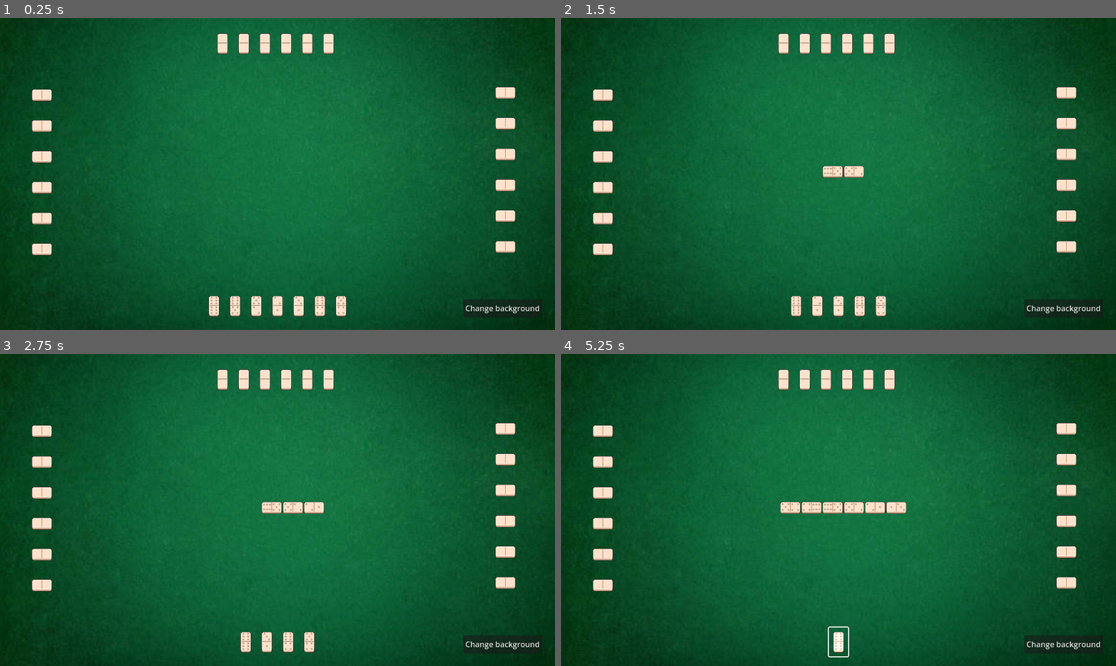
Above: before the commit, frames 1-4 (two rows, left to right).
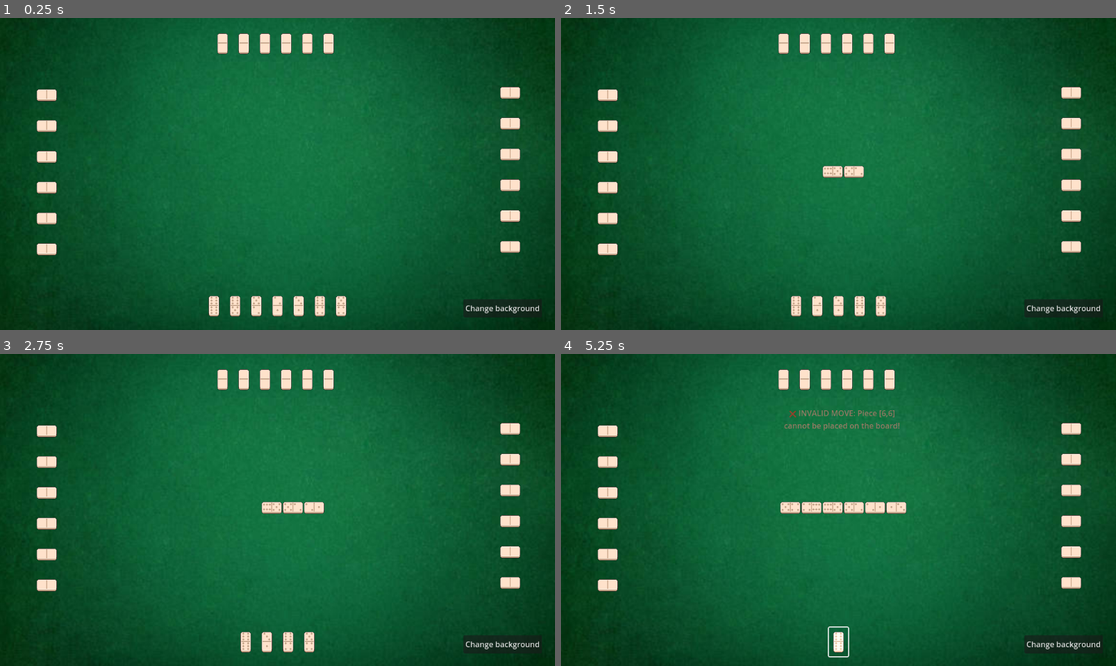
Above: after the commit, the same moments.

Repository: Pbgsa/dominozada-game
Game: Godot game, scene res://scenes/board.tscn
Two runs of this game, one before a commit and one after it. Both use one fixed random seed, a clock stepped at 60 frames per second and the inputs below. This scene is started directly instead of the project's main scene.
Inputs (mouse positions are in pixels of both pictures, inside the frame that each line leads up to):
- Up to frame 1 (0.25 s): no input
- Up to frame 2 (1.5 s): click (794, 305) at 0.52 s; click (805, 305) at 1.27 s
- Up to frame 3 (2.75 s): click (255, 641) at 2.02 s
- Up to frame 4 (5.25 s): click (827, 641) at 2.77 s; click (838, 641) at 3.52 s; click (849, 641) at 4.27 s; click (838, 641) at 5 s

The runs differ from the first frame. In frame 1, 1.0% of the frame differs, in the area x 5-94%, y 22-77%; in frame 2, 1.0%; in frame 3, 1.0%; in frame 4, 1.4%, in the area x 5-94%, y 18-77%.

Commit message:
feat: add option to choose side for valid domino placement

Diff:
--- /dev/null
+++ b/godot/dominozada/scenes/invalid_move_message.tscn
@@ -0,0 +1,49 @@
+[gd_scene load_steps=2 format=3 uid="uid://bvhgx0qsw8tjy"]
+
+[ext_resource type="Script" uid="uid://c3bp0ws72mh7f" path="res://scripts/invalid_move_message.gd" id="1_7vj8d"]
+
+[node name="InvalidMoveMessage" type="CanvasLayer"]
+script = ExtResource("1_7vj8d")
+
+[node name="Control" type="Control" parent="."]
+layout_mode = 3
+anchors_preset = 15
+anchor_right = 1.0
+anchor_bottom = 1.0
+grow_horizontal = 2
+grow_vertical = 2
+mouse_filter = 2
+
+[node name="CenterContainer" type="CenterContainer" parent="Control"]
+layout_mode = 1
+anchors_preset = 8
+anchor_left = 0.5
+anchor_top = 0.5
+anchor_right = 0.5
+anchor_bottom = 0.5
+offset_left = -340.0
+offset_top = -296.0
+offset_right = 349.0
+offset_bottom = -79.0
+grow_horizontal = 2
+grow_vertical = 2
+
+[node name="Panel" type="Panel" parent="Control/CenterContainer"]
+modulate = Color(1, 0.5, 0.5, 0.9)
+layout_mode = 2
+
+[node name="MessageLabel" type="Label" parent="Control/CenterContainer/Panel"]
+layout_mode = 1
+anchors_preset = 15
+anchor_right = 1.0
+anchor_bottom = 1.0
+offset_left = -117.0
+offset_top = -52.0
+offset_right = 125.0
+offset_bottom = 52.0
+grow_horizontal = 2
+grow_vertical = 2
+text = "INVALID MOVE!"
+horizontal_alignment = 1
+vertical_alignment = 1
+autowrap_mode = 2
--- /dev/null
+++ b/godot/dominozada/scenes/placement_options.tscn
@@ -0,0 +1,68 @@
+[gd_scene load_steps=2 format=3 uid="uid://bj8xvn1ksm5yd"]
+
+[ext_resource type="Script" uid="uid://b7mdm1hw7hpu" path="res://scripts/placement_options.gd" id="1_0qj4v"]
+
+[node name="PlacementOptions" type="CanvasLayer"]
+script = ExtResource("1_0qj4v")
+
+[node name="Control" type="Control" parent="."]
+layout_mode = 3
+anchors_preset = 15
+anchor_right = 1.0
+anchor_bottom = 1.0
+grow_horizontal = 2
+grow_vertical = 2
+
+[node name="Background" type="ColorRect" parent="Control"]
+layout_mode = 1
+anchors_preset = 15
+anchor_right = 1.0
+anchor_bottom = 1.0
+grow_horizontal = 2
+grow_vertical = 2
+color = Color(0, 0, 0, 0.5)
+
+[node name="OptionsContainer" type="VBoxContainer" parent="Control"]
+layout_mode = 1
+anchors_preset = 8
+anchor_left = 0.5
+anchor_top = 0.5
+anchor_right = 0.5
+anchor_bottom = 0.5
+offset_left = -100.0
+offset_top = -60.0
+offset_right = 100.0
+offset_bottom = 60.0
+grow_horizontal = 2
+grow_vertical = 2
+
+[node name="Title" type="Label" parent="Control/OptionsContainer"]
+layout_mode = 2
+text = "Onde colocar a peça?"
+horizontal_alignment = 1
+
+[node name="HSeparator" type="HSeparator" parent="Control/OptionsContainer"]
+layout_mode = 2
+
+[node name="ButtonsContainer" type="HBoxContainer" parent="Control/OptionsContainer"]
+layout_mode = 2
+alignment = 1
+
+[node name="LeftButton" type="Button" parent="Control/OptionsContainer/ButtonsContainer"]
+layout_mode = 2
+text = "Lado Esquerdo"
+
+[node name="RightButton" type="Button" parent="Control/OptionsContainer/ButtonsContainer"]
+layout_mode = 2
+text = "Lado Direito"
+
+[node name="HSeparator2" type="HSeparator" parent="Control/OptionsContainer"]
+layout_mode = 2
+
+[node name="CancelButton" type="Button" parent="Control/OptionsContainer"]
+layout_mode = 2
+text = "Cancelar"
+
+[connection signal="pressed" from="Control/OptionsContainer/ButtonsContainer/LeftButton" to="." method="_on_left_button_pressed"]
+[connection signal="pressed" from="Control/OptionsContainer/ButtonsContainer/RightButton" to="." method="_on_right_button_pressed"]
+[connection signal="pressed" from="Control/OptionsContainer/CancelButton" to="." method="_on_cancel_button_pressed"]
--- a/godot/dominozada/scripts/board.gd
+++ b/godot/dominozada/scripts/board.gd
@@ -22,16 +22,20 @@
 	# Set board center based on table background position
 	board_center = table_background.position
 
-func _on_piece_played(piece_data: Dictionary):
-	# Validate if the move is possible
-	if not is_valid_move(piece_data.a, piece_data.b):
-		if not pieces_sequence.is_empty():
-			print("Available ends: left=%d, right=%d" % [left_value, right_value])
+func _on_piece_played(piece_data: Dictionary, placement_side: String):
+	# For first piece, ignore placement_side
+	if pieces_sequence.is_empty():
+		add_piece_to_board_on_side(piece_data, "first")
+		player_hand.remove_piece_from_hand(piece_data)
+		return
+
+	# Validate if the move is possible on the specified side
+	if not is_valid_move_on_side(piece_data.a, piece_data.b, placement_side):
 		player_hand.show_invalid_move_message(piece_data)
 		return
 
 	# Valid move - process it
-	add_piece_to_board(piece_data)
+	add_piece_to_board_on_side(piece_data, placement_side)
 	player_hand.remove_piece_from_hand(piece_data)
 
 func _on_passed_turn():
@@ -313,6 +317,60 @@
 	return (piece_a == left_value or piece_b == left_value or
 			piece_a == right_value or piece_b == right_value)
 
+func is_valid_move_on_side(piece_a: int, piece_b: int, placement_side: String) -> bool:
+	"""Checks if a move is valid on a specific side"""
+	if pieces_sequence.is_empty():
+		return true  # First piece is always valid
+
+	match placement_side:
+		"left":
+			return piece_a == left_value or piece_b == left_value
+		"right":
+			return piece_a == right_value or piece_b == right_value
+		_:
+			return false
+
+func add_piece_to_board_on_side(data: Dictionary, placement_side: String):
+	"""Add piece to board on specified side"""
+	var piece_a = data.a
+	var piece_b = data.b
+
+	# Check if it's the first piece
+	if pieces_sequence.is_empty() or placement_side == "first":
+		# First piece - set initial ends and place at center
+		pieces_sequence.append({"a": piece_a, "b": piece_b})
+		left_value = piece_a
+		right_value = piece_b
+
+		# Reset head positions to center
+		left_head.position = Vector2.ZERO
+		right_head.position = Vector2.ZERO
+
+		create_visual_piece_at_center()
+		return
+
+	# Place piece on specified side
+	match placement_side:
+		"left":
+			if piece_a == left_value:
+				pieces_sequence.push_front({"a": piece_b, "b": piece_a})
+				left_value = piece_b
+			elif piece_b == left_value:
+				pieces_sequence.push_front({"a": piece_a, "b": piece_b})
+				left_value = piece_a
+			create_visual_piece_at_side("left")
+
+		"right":
+			if piece_a == right_value:
+				pieces_sequence.append({"a": piece_a, "b": piece_b})
+				right_value = piece_b
+			elif piece_b == right_value:
+				pieces_sequence.append({"a": piece_b, "b": piece_a})
+				right_value = piece_a
+			create_visual_piece_at_side("right")
+
+	update_head_positions()
+
 func get_connection_info(piece_a: int, piece_b: int) -> Dictionary:
 	"""Returns information about where the piece can be connected"""
 	var info = {"can_connect": false, "side": "", "connection_value": -1}
--- /dev/null
+++ b/godot/dominozada/scripts/invalid_move_message.gd
@@ -0,0 +1,31 @@
+extends CanvasLayer
+
+@onready var message_label := $Control/CenterContainer/Panel/MessageLabel
+@onready var panel := $Control/CenterContainer/Panel
+
+var tween: Tween
+
+func _ready():
+	visible = false
+
+func show_message(text: String, duration: float = 2.0):
+	"""Show invalid move message for specified duration"""
+	message_label.text = text
+	visible = true
+
+	# Create fade in/out animation
+	if tween:
+		tween.kill()
+
+	tween = create_tween()
+
+	# Fade in
+	panel.modulate.a = 0.0
+	tween.tween_property(panel, "modulate:a", 0.9, 0.3)
+
+	# Hold
+	tween.tween_interval(duration - 0.6)
+
+	# Fade out
+	tween.tween_property(panel, "modulate:a", 0.0, 0.3)
+	tween.tween_callback(func(): visible = false)
--- a/godot/dominozada/scripts/opponent.gd
+++ b/godot/dominozada/scripts/opponent.gd
@@ -1,16 +1,14 @@
 extends Container  # Pode ser VBoxContainer ou HBoxContainer
-
-@export var is_vertical: bool = true
 
 @onready var piece_button_scene: PackedScene = preload("res://scenes/domino_piece_button.tscn")
 
-func set_piece_count(count: int, direction: String, orientation: bool):
+func set_piece_count(count: int, direction: String):
 	clear_hand()
-	is_vertical = orientation
+
 	for i in range(count):
 		var button = piece_button_scene.instantiate()
 
-		if is_vertical:
+		if direction == "up" or direction == "down":
 			button.size_flags_vertical = Control.SIZE_SHRINK_CENTER
 		else:
 			button.size_flags_horizontal = Control.SIZE_SHRINK_CENTER
--- a/godot/dominozada/scripts/opponent_hands.gd
+++ b/godot/dominozada/scripts/opponent_hands.gd
@@ -12,8 +12,8 @@
 func update_hands(pieces_by_player: Dictionary):
 	# Correct orientations for each position
 	if top_hand:
-		top_hand.set_piece_count(pieces_by_player.get("top", 0), "up", false)  # Top uses "up" orientation
+		top_hand.set_piece_count(pieces_by_player.get("top", 0), "up")  # Top uses "up" orientation
 	if left_hand:
-		left_hand.set_piece_count(pieces_by_player.get("left", 0), "left", true)  # Left uses "left" orientation
+		left_hand.set_piece_count(pieces_by_player.get("left", 0), "left")  # Left uses "left" orientation
 	if right_hand:
-		right_hand.set_piece_count(pieces_by_player.get("right", 0), "right", true)  # Right uses "right" orientation
+		right_hand.set_piece_count(pieces_by_player.get("right", 0), "right")  # Right uses "right" orientation
--- /dev/null
+++ b/godot/dominozada/scripts/placement_options.gd
@@ -0,0 +1,64 @@
+extends CanvasLayer
+
+@onready var left_button := $Control/OptionsContainer/ButtonsContainer/LeftButton
+@onready var right_button := $Control/OptionsContainer/ButtonsContainer/RightButton
+@onready var cancel_button := $Control/OptionsContainer/CancelButton
+@onready var title_label := $Control/OptionsContainer/Title
+@onready var background := $Control/Background
+
+var selected_piece: Dictionary
+var available_sides: Array[String] = []
+
+signal side_selected(side: String, piece_data: Dictionary)
+signal placement_cancelled
+
+func _ready():
+	visible = false
+	# Make background clickable to cancel
+	background.gui_input.connect(_on_background_clicked)
+
+func show_options(piece_data: Dictionary, sides: Array[String]):
+	"""Show placement options for the selected piece"""
+	selected_piece = piece_data
+	available_sides = sides
+
+	# Handle first piece case
+	if "first" in sides:
+		side_selected.emit("first", piece_data)
+		return
+
+	# Update button visibility based on available sides
+	left_button.visible = "left" in sides
+	right_button.visible = "right" in sides
+
+	# Update title and button text
+	var piece_text = "[%d,%d]" % [piece_data.a, piece_data.b]
+	title_label.text = "Onde colocar a peça " + piece_text + "?"
+
+	if left_button.visible:
+		left_button.text = "← Lado Esquerdo"
+	if right_button.visible:
+		right_button.text = "Lado Direito →"
+
+	visible = true
+
+func hide_options():
+	"""Hide the placement options"""
+	visible = false
+
+func _on_left_button_pressed():
+	side_selected.emit("left", selected_piece)
+	hide_options()
+
+func _on_right_button_pressed():
+	side_selected.emit("right", selected_piece)
+	hide_options()
+
+func _on_cancel_button_pressed():
+	placement_cancelled.emit()
+	hide_options()
+
+func _on_background_clicked(event: InputEvent):
+	if event is InputEventMouseButton and event.pressed:
+		placement_cancelled.emit()
+		hide_options()
--- a/godot/dominozada/scripts/player_hand.gd
+++ b/godot/dominozada/scripts/player_hand.gd
@@ -1,14 +1,29 @@
 extends HBoxContainer
 
 @onready var piece_button_scene: PackedScene = preload("res://scenes/domino_piece_button.tscn")
+@export var placement_options_scene: PackedScene = preload("res://scenes/placement_options.tscn")
+@export var invalid_message_scene: PackedScene = preload("res://scenes/invalid_move_message.tscn")
 
 var hand_pieces: Array[Dictionary] = []  # [{a: int, b: int, dir: String}]
 var piece_buttons: Array[Control] = []  # References to piece buttons
+var selected_button: Control = null  # Currently selected button
+var placement_options: CanvasLayer = null  # Placement options UI
+var invalid_message: CanvasLayer = null  # Invalid move message UI
+var board_reference: Node2D = null  # Reference to board for validation
 
-signal piece_played(piece_data: Dictionary)
+signal piece_played(piece_data: Dictionary, placement_side: String)
 signal passed_turn()
 
 func _ready():
+	# Create UI elements using deferred call to avoid busy parent error
+	call_deferred("_setup_ui")
+
+	# Get board reference - try different paths
+	board_reference = get_tree().current_scene
+	if not board_reference.has_method("get_connection_info"):
+		# Try parent node if current scene doesn't have the method
+		board_reference = get_parent().get_parent()
+
 	# Fixed pieces for testing
 	var test_hand = [
 		{ "a": 6, "b": 6 },
@@ -38,17 +53,85 @@
 func _on_piece_selected(button):
 	var piece_data = button.get_piece_values()
 
-	# Check if piece can be played before emitting signal
-	# Board will validate and return if move was accepted
-	piece_played.emit(piece_data)
+	# Clear previous selection visual
+	clear_selection_visual()
 
-	# Don't remove piece immediately - wait for board confirmation
+	# Check if piece can be played and get available sides
+	var connection_info = board_reference.get_connection_info(piece_data.a, piece_data.b)
+
+	if not connection_info.can_connect:
+		show_invalid_move_message(piece_data)
+		return
+
+	# Set visual selection
+	selected_button = button
+	set_selection_visual(button)
+
+	# Determine available placement sides
+	var available_sides = get_available_sides(piece_data)
+
+	if available_sides.size() == 0:
+		show_invalid_move_message(piece_data)
+		clear_selection_visual()
+	elif available_sides.size() == 1:
+		# Only one option, place directly
+		_on_placement_side_selected(available_sides[0], piece_data)
+	else:
+		# Multiple options, show placement UI
+		placement_options.show_options(piece_data, available_sides)
+
+func get_available_sides(piece_data: Dictionary) -> Array[String]:
+	"""Get available placement sides for a piece"""
+	var sides: Array[String] = []
+
+	if board_reference.pieces_sequence.is_empty():
+		sides.append("first")
+		return sides
+
+	var left_value = board_reference.left_value
+	var right_value = board_reference.right_value
+
+	# Check if can connect to left side
+	if piece_data.a == left_value or piece_data.b == left_value:
+		sides.append("left")
+
+	# Check if can connect to right side
+	if piece_data.a == right_value or piece_data.b == right_value:
+		sides.append("right")
+
+	return sides
+
+func set_selection_visual(button: Control):
+	"""Set visual indication for selected piece"""
+	if button:
+		button.modulate = Color(1.0, 1.0, 0.8, 1.0)  # Yellowish tint
+
+func clear_selection_visual():
+	"""Clear visual selection from all buttons"""
+	if selected_button:
+		selected_button.modulate = Color(1.0, 1.0, 1.0, 1.0)
+	selected_button = null
+
+func _on_placement_side_selected(side: String, piece_data: Dictionary):
+	"""Handle placement side selection"""
+	# Convert "first" to empty string for board compatibility
+	var placement_side = side if side != "first" else ""
+	piece_played.emit(piece_data, placement_side)
+	clear_selection_visual()
+
+func _on_placement_cancelled():
+	"""Handle placement cancellation"""
+	clear_selection_visual()
 
 func remove_piece_from_hand(piece_data: Dictionary):
 	"""Removes a piece from hand after valid move confirmation"""
 	for i in range(hand_pieces.size()):
 		var hand_piece = hand_pieces[i]
 		if hand_piece.a == piece_data.a and hand_piece.b == piece_data.b:
+			# Clear selection if this piece was selected
+			if i < piece_buttons.size() and piece_buttons[i] == selected_button:
+				clear_selection_visual()
+
 			# Remove visual button
 			if i < piece_buttons.size():
 				var button = piece_buttons[i]
@@ -62,7 +145,12 @@
 
 func show_invalid_move_message(piece_data: Dictionary):
 	"""Shows message when a move is invalid"""
-	print("❌ INVALID MOVE: Piece [%d,%d] cannot be placed on the board!" % [piece_data.a, piece_data.b])
+	var message = "❌ INVALID MOVE: Piece [%d,%d] cannot be placed on the board!" % [piece_data.a, piece_data.b]
+	print(message)
+
+	# Show visual notification
+	if invalid_message:
+		invalid_message.show_message(message)
 
 func get_hand_count() -> int:
 	"""Returns the number of pieces in hand"""
@@ -76,3 +164,16 @@
 
 	piece_buttons.clear()
 	hand_pieces.clear()
+
+func _setup_ui():
+	"""Setup UI elements after the scene is ready"""
+	# Create placement options UI
+	placement_options = placement_options_scene.instantiate()
+	get_tree().current_scene.add_child(placement_options)
+	placement_options.side_selected.connect(_on_placement_side_selected)
+	placement_options.placement_cancelled.connect(_on_placement_cancelled)
+
+	# Create invalid move message UI
+	if invalid_message_scene:
+		invalid_message = invalid_message_scene.instantiate()
+		get_tree().current_scene.add_child(invalid_message)
Not shown: 1 places in godot/dominozada/scenes/board.tscn that only renumber resources
Not shown, added: godot/dominozada/scripts/invalid_move_message.gd.uid
Not shown, added: godot/dominozada/scripts/placement_options.gd.uid
